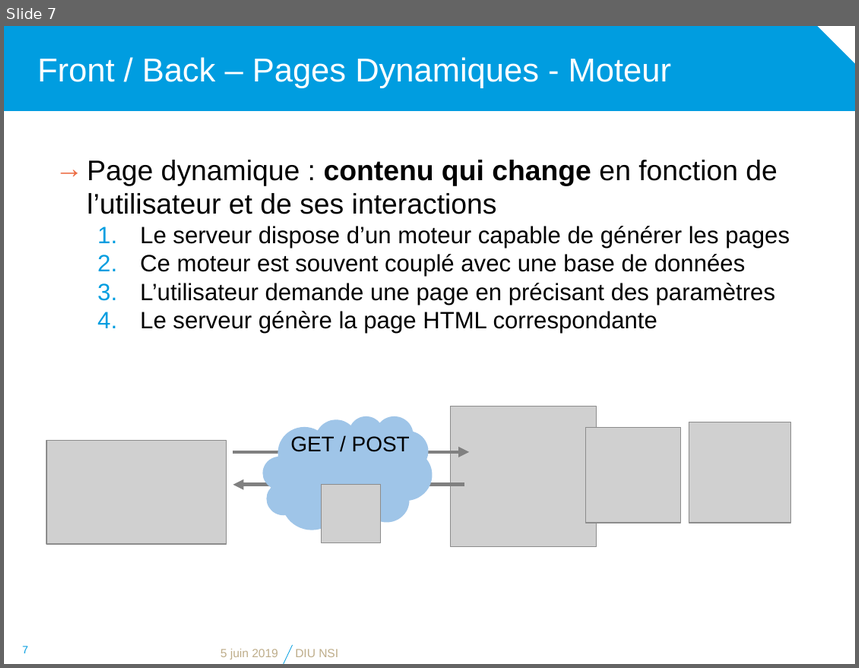
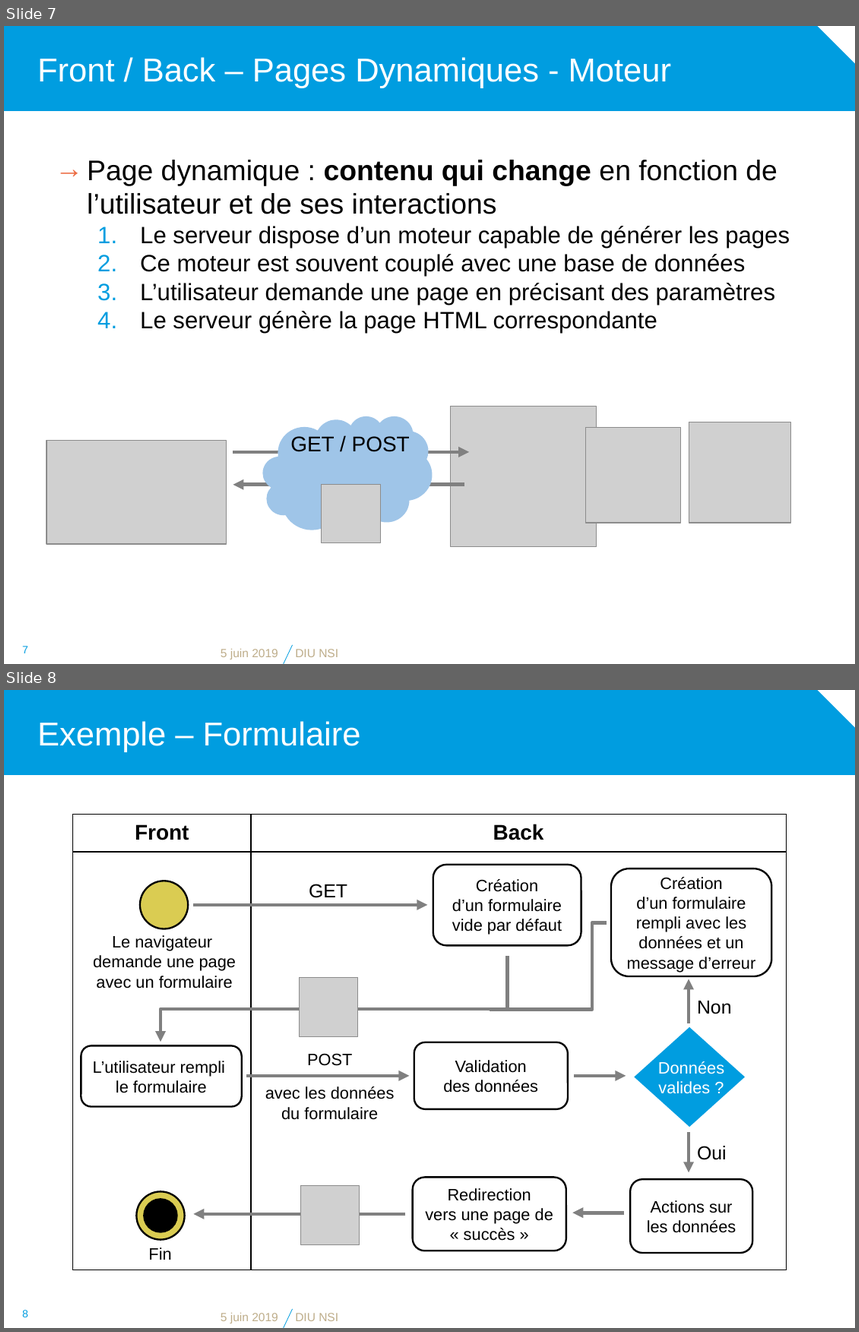
Before and after one commit to diu-uf-bordeaux/bloc1, a slide deck: web/5-Developpement/developpement.pptx. Shown one above the other, each under a label of ours: slide 7 before the commit, slides 7 and 8 after it. The pictures are 859x668 and 859x1332 pixels, drawn with LibreOffice and Linux fonts; fonts in the diff are those of the drawing; grey boxes stand for pictures; background and template pictures are left out. Boxes give left, top, right and bottom in pixels: in the first picture for what was removed or moved away, otherwise in the second. Text is boxed around its words. In the diff, an @@ line names an element or a change of style, - is before the commit and + after.

Commit message:
Web : slide formulaire

```diff
--- a/web/5-Developpement/developpement.pptx
+++ b/web/5-Developpement/developpement.pptx
@@ slide 8 added at <box>4,690,855,1328</box>, background picture (left out); not listed: 2 template elements that a slide beside it also shows @@
@@ title added at <box>37,721,361,752</box>, 28 pt, text #FFFFFF @@
+Exemple – Formulaire
@@ table added at <box>73,815,786,1271</box>, 2 rows, 2 columns @@
+Front | Back
+ | 
@@ rounded rectangle added at <box>433,865,581,945</box>, fill #FFFFFF, outline #000000 1.5 pt, 14 pt, text #000000 @@
+Création
+d’un formulaire vide par défaut
@@ rounded rectangle added at <box>611,869,772,977</box>, fill #FFFFFF, outline #000000 1.5 pt, 14 pt, text #000000 @@
+Création
+d’un formulaire rempli avec les données et un message d’erreur
@@ ellipse added at <box>140,881,188,929</box>, fill #DACC52, outline #000000 1.5 pt @@
@@ text added at <box>309,884,348,898</box>, 16 pt, text #000000 @@
+GET
@@ arrow added from (194, 905) to (428, 905), #808080 3 pt @@
@@ text added at <box>93,935,237,989</box>, 14 pt, text #000000 @@
+Le navigateur
+demande une page
+avec un formulaire
@@ elbow line added from (607, 923) to (490, 1009), #808080 3 pt @@
@@ elbow arrow added from (507, 957) to (161, 1043), #808080 3 pt @@
@@ picture added at <box>300,978,358,1037</box> @@
@@ arrow added from (690, 1024) to (690, 980), #808080 3 pt @@
@@ text added at <box>697,1001,732,1015</box>, 16 pt, text #000000 @@
+Non
@@ diamond added at <box>634,1027,744,1127</box>, fill #009DE0 @@
@@ rounded rectangle added at <box>82,1046,243,1107</box>, fill #FFFFFF, outline #000000 1.5 pt, 14 pt, text #000000 @@
+L’utilisateur rempli
+le formulaire
@@ text added at <box>265,1053,395,1120</box>, 14 pt, text #000000 @@
+POST
+avec les données
+du formulaire
@@ rounded rectangle added at <box>414,1043,569,1110</box>, fill #FFFFFF, outline #000000 1.5 pt, 14 pt, text #000000 @@
+Validation
+des données
@@ arrow added from (246, 1075) to (409, 1075), #808080 3 pt @@
@@ arrow added from (574, 1075) to (626, 1075), #808080 3 pt @@
@@ text added at <box>658,1062,724,1094</box>, 14 pt, text #FFFFFF @@
+Données
+valides ?
@@ arrow added from (690, 1132) to (690, 1173), #808080 3 pt @@
@@ text added at <box>697,1146,727,1160</box>, 16 pt, text #000000 @@
+Oui
@@ picture added at <box>300,1186,359,1245</box> @@
@@ rounded rectangle added at <box>413,1178,566,1252</box>, fill #FFFFFF, outline #000000 1.5 pt, 14 pt, text #000000 @@
+Redirection
+vers une page de « succès »
@@ rounded rectangle added at <box>630,1179,753,1253</box>, fill #FFFFFF, outline #000000 1.5 pt, 14 pt, text #000000 @@
+Actions sur les données
@@ ellipse added at <box>137,1192,184,1240</box>, fill #DACC52, outline #000000 1.5 pt @@
@@ ellipse added at <box>145,1200,177,1233</box>, fill #000000, outline #000000 1.5 pt @@
@@ arrow added from (624, 1213) to (572, 1213), #808080 3 pt @@
@@ arrow added from (406, 1214) to (194, 1214), #808080 3 pt @@
@@ text added at <box>148,1248,171,1260</box>, 14 pt, text #000000 @@
+Fin
@@ page number added at <box>22,1310,28,1318</box>, 9 pt, text #009DE0 @@
+8
@@ text added at <box>221,1313,278,1324</box>, 10 pt, text #BEAD8A @@
+5 juin 2019
@@ text added at <box>295,1313,338,1322</box>, 10 pt, text #BEAD8A @@
+DIU NSI
```
